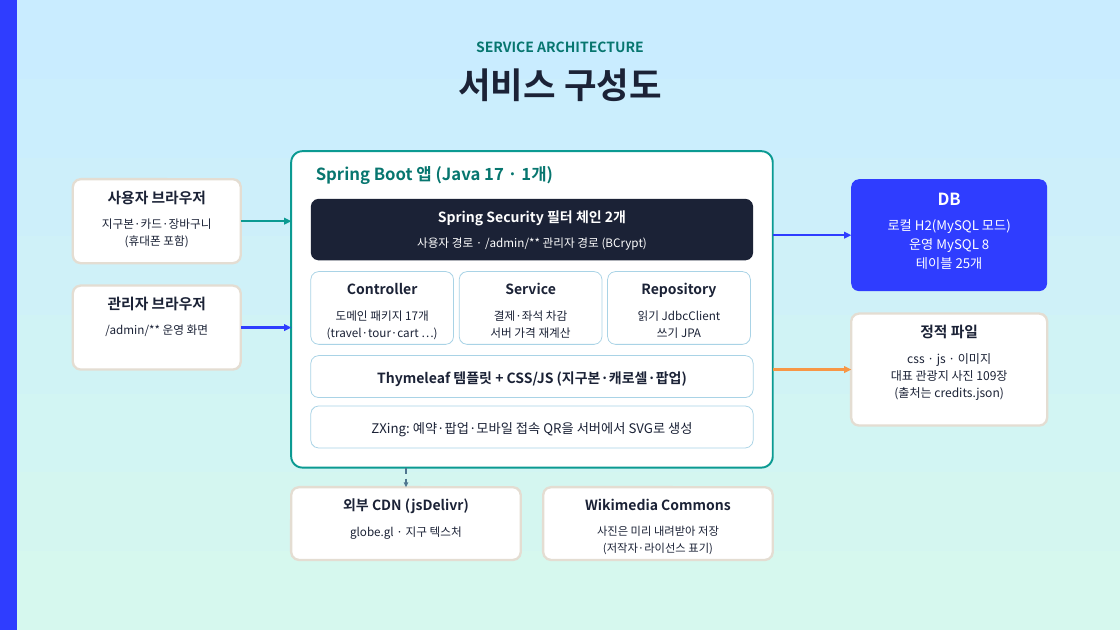
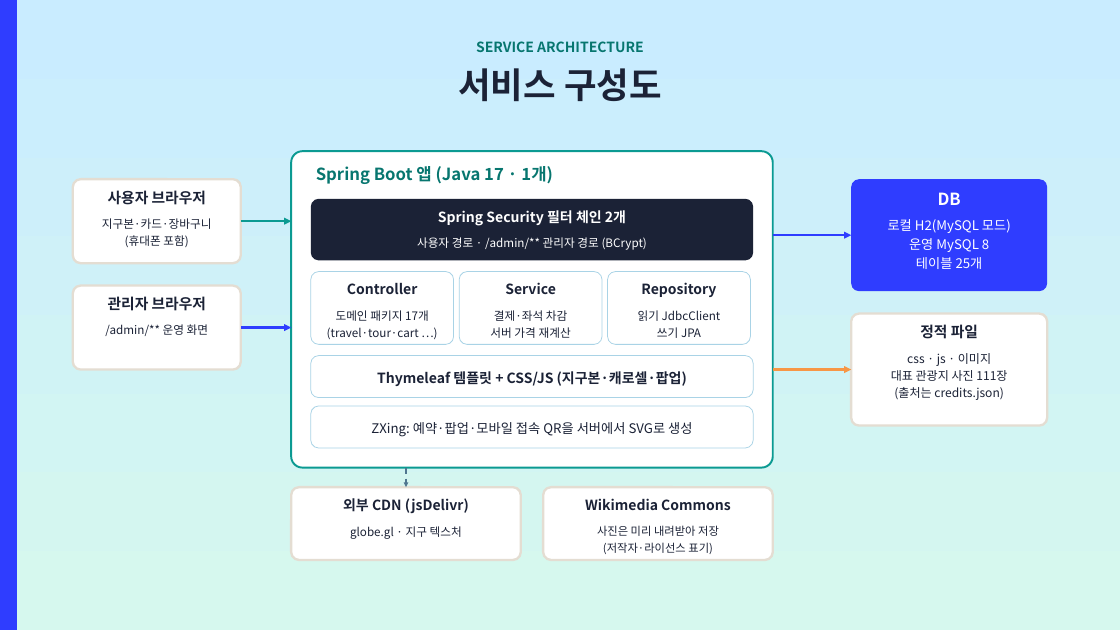
Before and after one commit to ho8566z/nado-gam_word, a slide deck: slide 16 of ppt_output/나도감_발표.pptx. Drawn at 1120x630 pixels with LibreOffice and Linux fonts; fonts in the diff are those of the drawing. Boxes give left, top, right and bottom in pixels: in the first picture for what was removed or moved away, otherwise in the second. Text is boxed around its words. In the diff, an @@ line names an element or a change of style, - is before the commit and + after.

Commit message:
20261122 commit : modified_ppt

```diff
--- a/ppt_output/나도감_발표.pptx
+++ b/ppt_output/나도감_발표.pptx
@@ text at (891, 370, 1007, 381): text changed @@
-대표 관광지 사진 109장
+대표 관광지 사진 111장
```
Also in this commit, not shown: 1 other slide changed, 11 other files.
